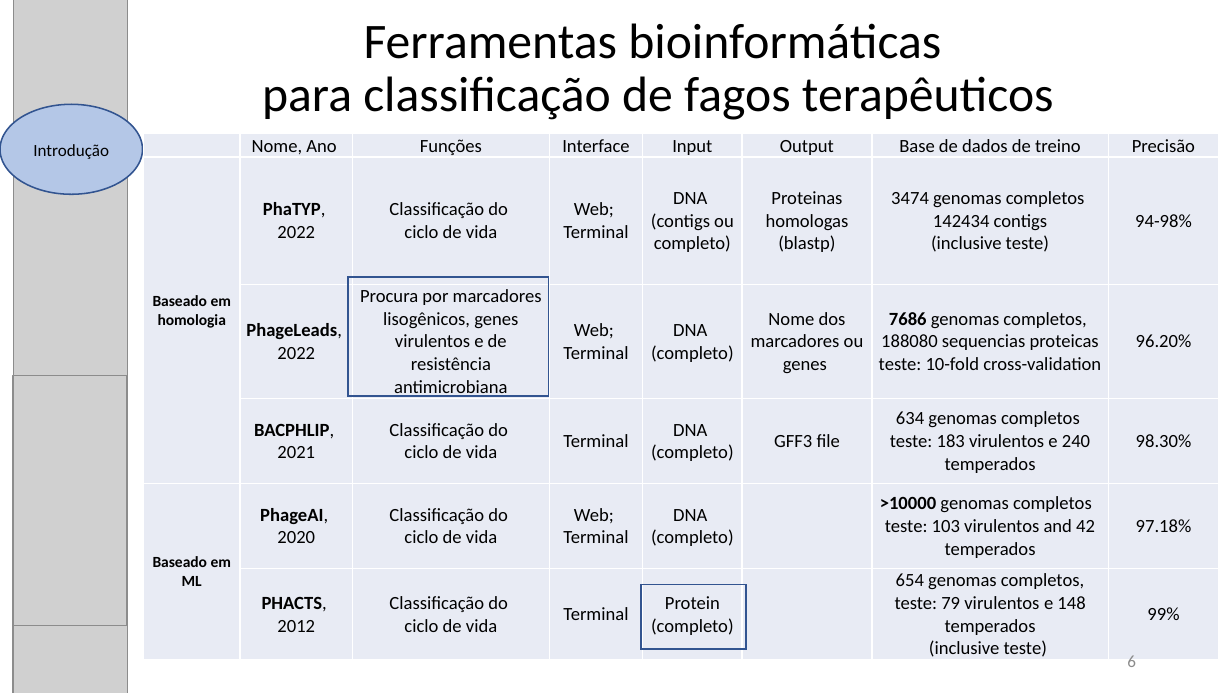
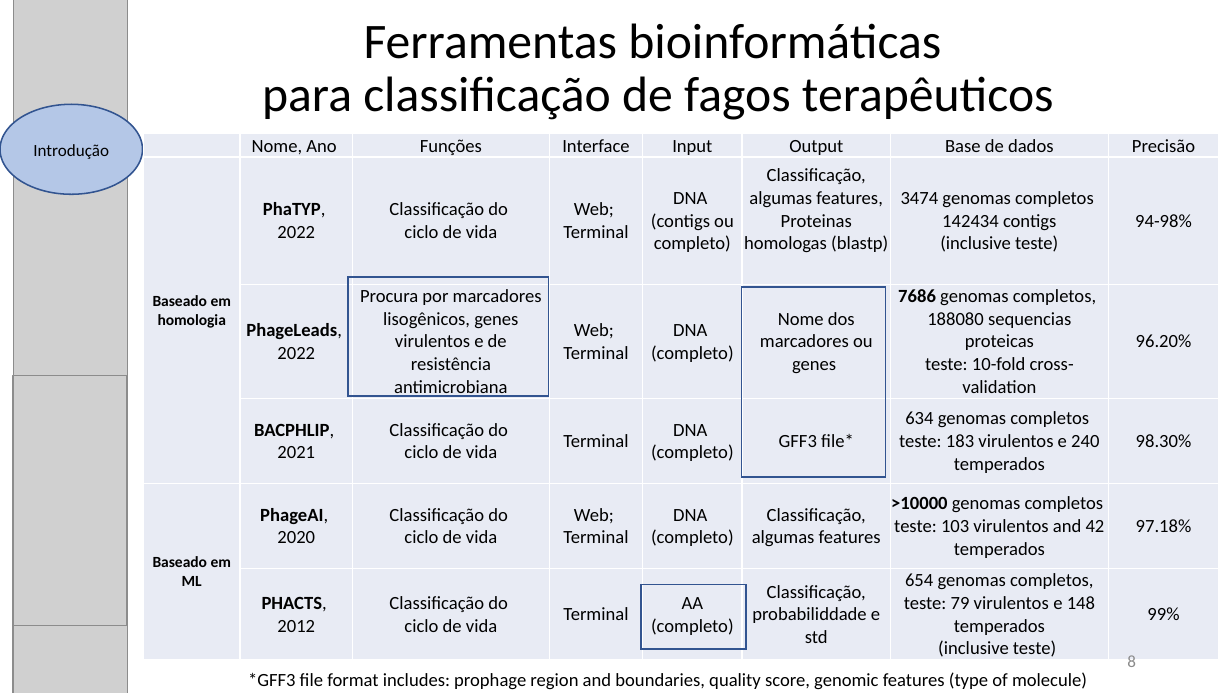
Before and after one commit to karynalysenko/Project_final, a slide deck: slide 8 of apresentacao.pptx (slide 6 before the commit). Drawn at 1232x693 pixels with LibreOffice and Linux fonts; fonts in the diff are those of the drawing; grey boxes stand for pictures. Boxes give left, top, right and bottom in pixels: in the first picture for what was removed or moved away, otherwise in the second. Text is boxed around its words. In the diff, an @@ line names an element or a change of style, - is before the commit and + after.

```diff
--- a/apresentacao.pptx
+++ b/apresentacao.pptx
@@ table at <box>143,134,1221,661</box> @@
-row 1, column 7: Base de dados de treino
+row 1, column 7: Base de dados
-row 2, column 6: Proteinas homologas (blastp)
+row 2, column 6: Classificação, algumas features, / Proteinas homologas (blastp)
-row 4, column 6: GFF3 file
+row 4, column 6: GFF3 file*
-row 5, column 6: 
+row 5, column 6: Classificação, algumas features
-row 6, column 5: Protein / (completo)
+row 6, column 5: AA / (completo)
-row 6, column 6: 
+row 6, column 6: Classificação, probabiliddade e std
@@ rectangle added at <box>741,287,885,477</box>, outline #325491 1 pt @@
@@ page number at <box>1127,655,1136,667</box>: text changed @@
-6
+8
@@ text added at <box>248,672,1087,690</box>, 12 pt, text #000000 @@
+*GFF3 file format includes: prophage region and boundaries, quality score, genomic features (type of molecule)
```
Also in this commit, not shown: 11 other slides changed, 3 slides added, 1 other file.
